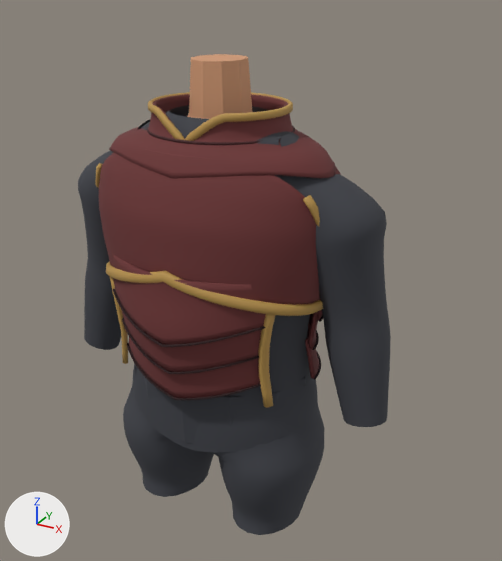
What one commit did to the glTF model assets/models/gear/a_dragonknight_d.glb.
Before and after are seen from a 50 mm lens placed at (0.595, -0.966, 1.295), pointed at (0.048, 0.03, 0.797). Lighting does not change. The marker at lower left points along +X, +Y and +Z. The older version comes first. Vertices at exactly the same position are counted once.

The scene before the commit, as lines of its bpy script (objects in view):
```python
me_dragonknight_002 = bpy.data.meshes.new('DragonKnight.002')
me_dragonknight_002.from_pydata(...)  # 10676 vertices, 21248 faces; spans x -0.225..0.225, y -0.179..0.17, z 0.636..1.108
# faces by material slot: [15056, 2604, 2916, 672]
me_dragonknight_002.materials.append(mat_drk_red)
me_dragonknight_002.materials.append(mat_drk_gold)
me_dragonknight_002.materials.append(mat_drk_line)
me_dragonknight_002.materials.append(mat_drk_red_d)
me_pants_003 = bpy.data.meshes.new('Pants.003')
me_pants_003.from_pydata(...)  # 493 vertices, 912 faces; spans x -0.207..0.207, y -0.125..0.147, z 0.345..0.598
me_pants_003.materials.append(mat_drk_under)
me_under_003 = bpy.data.meshes.new('Under.003')
me_under_003.from_pydata(...)  # 2614 vertices, 4992 faces; spans x -0.193..0.193, y -0.148..0.157, z 0.516..1.094
me_under_003.materials.append(mat_drk_under)
ob_dragonknight = bpy.data.objects.new('DragonKnight', me_dragonknight_002)
ob_dragonknight.location = (0.0, 0.0, 0.0)
ob_pants = bpy.data.objects.new('Pants', me_pants_003)
ob_pants.location = (0.0, 0.0, 0.0)
ob_under = bpy.data.objects.new('Under', me_under_003)
ob_under.location = (0.0, 0.0, 0.0)
# also in view: 'Hips' at (0.0, -0.003, 0.591); 'Sleeves' at (0.0, 0.001, 0.834); 'Neck' at (0.0, 0.011, 1.1)
```
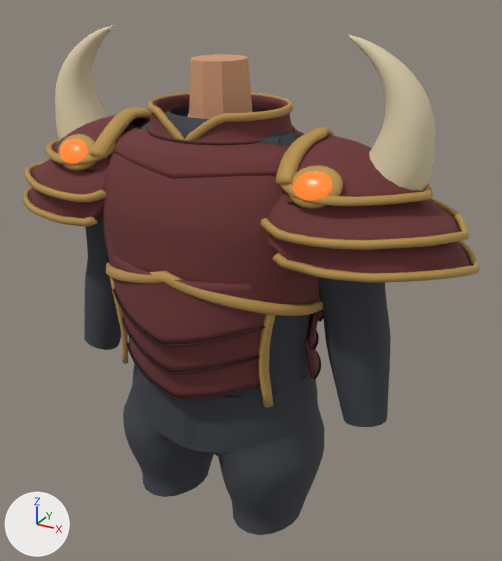
Diff of the bpy script that builds the scene:
```diff
--- a/assets/models/gear/a_dragonknight_d.glb.py
+++ b/assets/models/gear/a_dragonknight_d.glb.py
@@ mat_drk_gem_flat @@
+mat_drk_gem_flat = bpy.data.materials.new('drk_gem_flat')
+# nodes: BsdfPrincipled, Mix, OutputMaterial, VertexColor
+# colours: orange #ff6a20, orange #e0531e, mixed with the vertex colours
@@ mat_drk_bone @@
+mat_drk_bone = bpy.data.materials.new('drk_bone')
+# nodes: BsdfPrincipled, Mix, OutputMaterial, VertexColor
+# colours: beige #d9cba8, mixed with the vertex colours
@@ me_dragonknight_002 @@
 # used by ob_dragonknight; location = (0.0, 0.0, 0.0)
-me_dragonknight_002.from_pydata(...)  # 10676 vertices, 21248 faces; spans x -0.225..0.225, y -0.179..0.17, z 0.636..1.108
+me_dragonknight_002.from_pydata(...)  # 20866 vertices, 41392 faces; spans x -0.436..0.436, y -0.179..0.17, z 0.636..1.218
+# me_dragonknight_002 part 1: 5095 vertices added at x 0.142..0.436, y -0.134..0.141, z 0.897..1.218
+# me_dragonknight_002 part 2: 5095 vertices added at x -0.436..-0.142, y -0.133..0.141, z 0.897..1.218
 me_dragonknight_002.materials.append(mat_drk_red)
@@ me_dragonknight_002 @@
 me_dragonknight_002.materials.append(mat_drk_red_d)
+me_dragonknight_002.materials.append(mat_drk_gem_flat)
+me_dragonknight_002.materials.append(mat_drk_bone)
```

What differs and where, as boxes [x1, y1, x2, y2] in the pictures (502 x 561 px):
'DragonKnight', reshaped (86% wider, 21% taller): before [96, 92, 341, 408]; after [23, 25, 479, 408]
part 1 of me_dragonknight_002, added: after [260, 35, 479, 283]
part 2 of me_dragonknight_002, added: after [23, 25, 151, 227]
